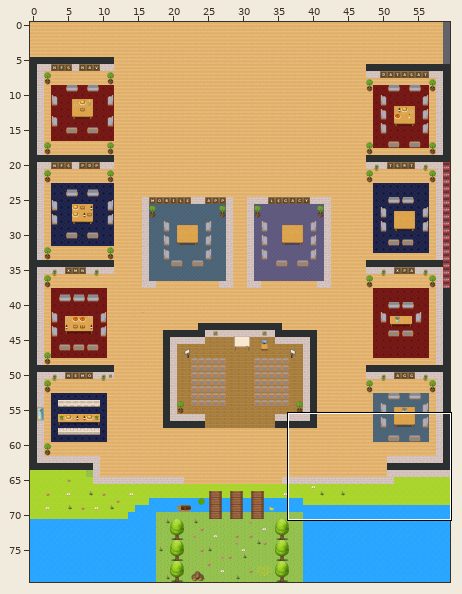
Tiled map (JSON), stored at map.tmj. The first picture is a wide view before the edit; the outline marks the close-up.
Close-up. Before the commit:
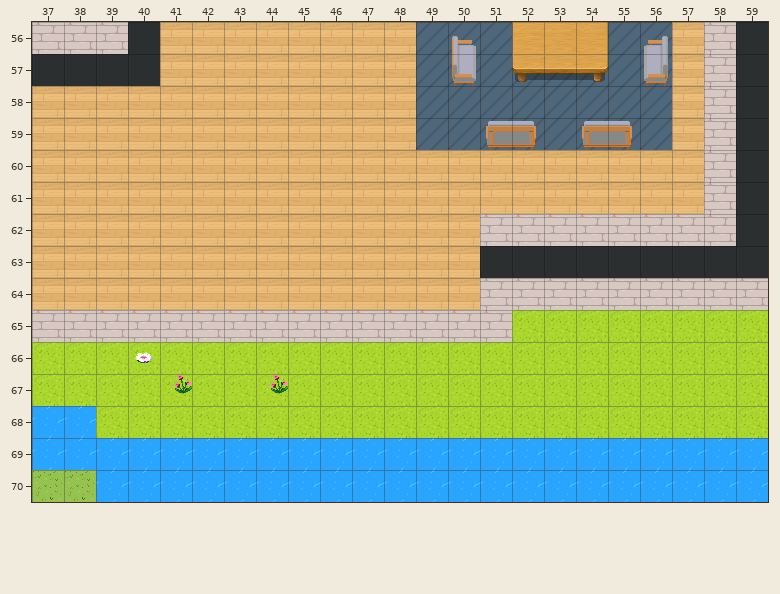
Cells are 32x32 px. Shown: x 37..59, y 56..70. The commit also changed other parts of the map, which this record leaves out.
And afterwards:
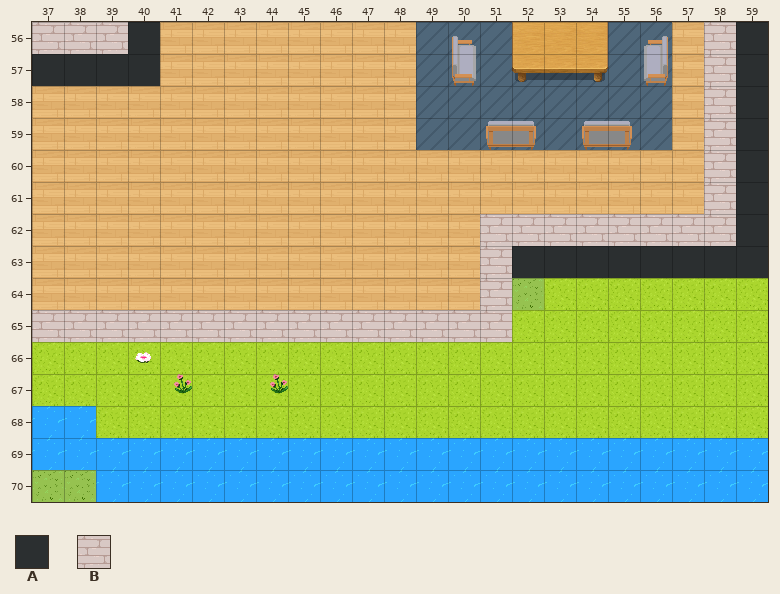
Key: from "Chunk 1": A 88, B 89.
_ is an empty cell.
Diff:
Layer "walls/walls1":
y 63: x 51 A -> B
y 64: x 52..59 BBBBBBBB -> ________
